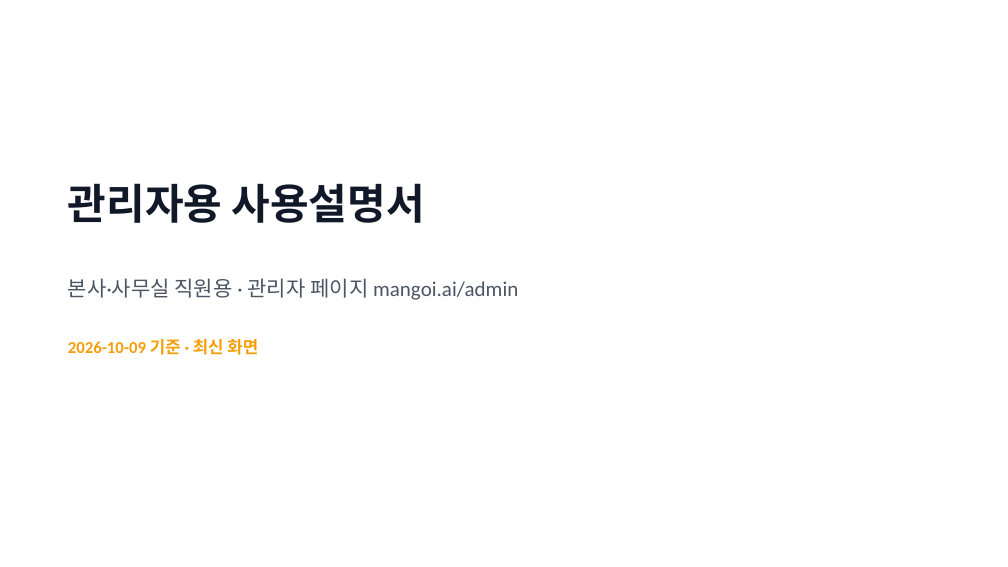
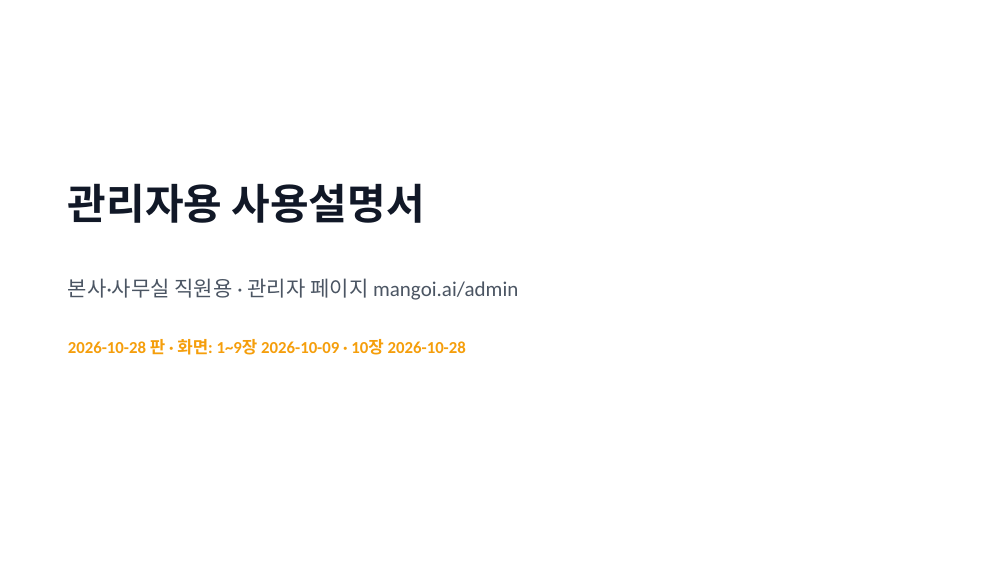
Before and after one commit to navy111p-sudo/mangoiweb, a slide deck: slide 1 of cloudflare-deploy/public/library/admin/admin-kr.pptx. Drawn at 1008x567 pixels with LibreOffice and Linux fonts; fonts in the diff are those of the drawing. Boxes give left, top, right and bottom in pixels: in the first picture for what was removed or moved away, otherwise in the second. Text is boxed around its words. In the diff, an @@ line names an element or a change of style, - is before the commit and + after.

```diff
--- a/cloudflare-deploy/public/library/admin/admin-kr.pptx
+++ b/cloudflare-deploy/public/library/admin/admin-kr.pptx
@@ text at bbox=[68, 339, 466, 355]: text changed @@
-2026-10-09 기준 · 최신 화면
+2026-10-28 판 · 화면: 1~9장 2026-10-09 · 10장 2026-10-28
```
Also in this commit, not shown: 2 other slides changed, 7 slides added, 21 other files.
